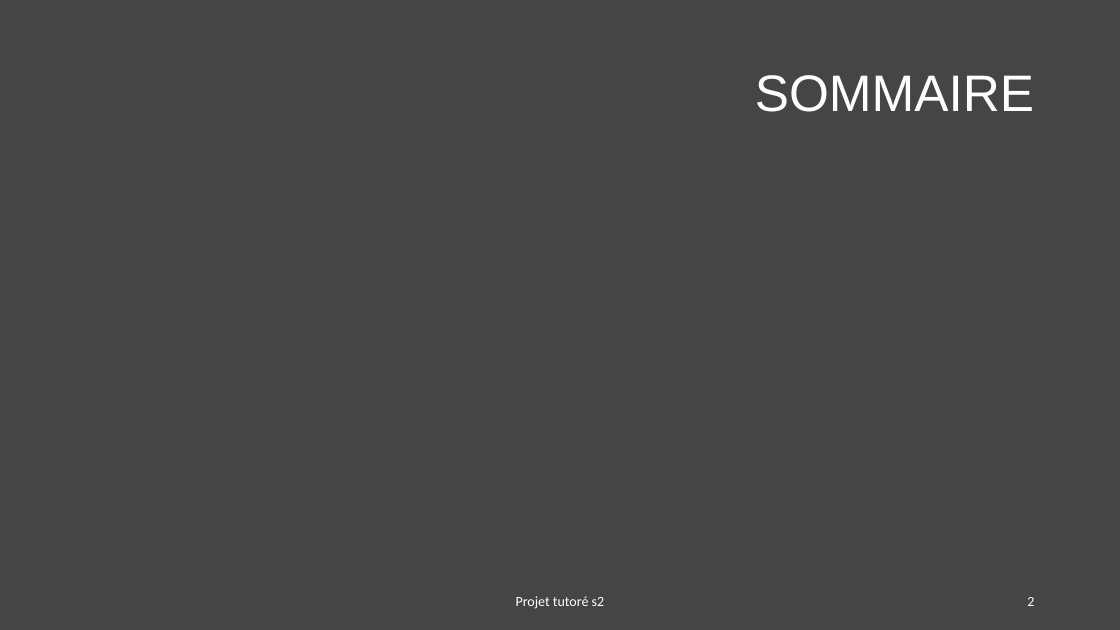
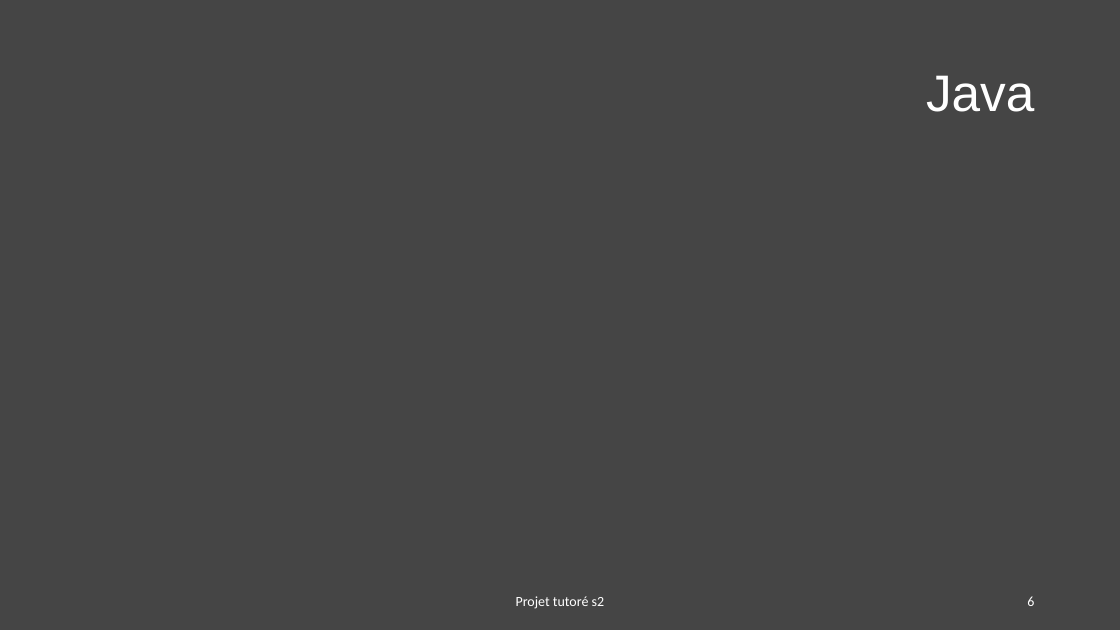
Before and after one commit to Spaicat/IUT-S2-EasyTasks, a slide deck: slide 6 of RDV/RDV1/EASYTASKS.pptx (slide 2 before the commit). Drawn at 1120x630 pixels with LibreOffice and Linux fonts; fonts in the diff are those of the drawing. Boxes give left, top, right and bottom in pixels: in the first picture for what was removed or moved away, otherwise in the second. Text is boxed around its words. In the diff, an @@ line names an element or a change of style, - is before the commit and + after.

```diff
--- a/RDV/RDV1/EASYTASKS.pptx
+++ b/RDV/RDV1/EASYTASKS.pptx
@@ title at (926,75,1034,112): text changed @@
-SOMMAIRE
+Java
@@ page number at (1027,596,1034,606): text changed @@
-2
+6
```
Also in this commit, not shown: 3 other slides changed, 7 slides added.
